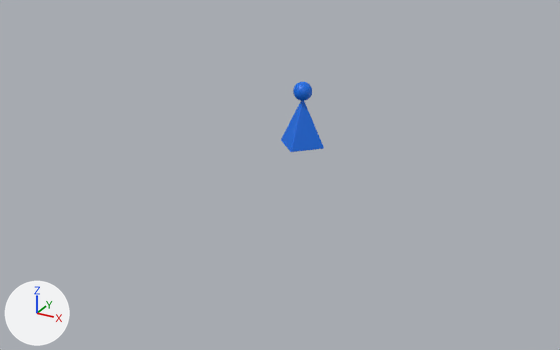
The glTF model ludo-sync-game/public/models/player3.glb: old version first, new version second.
The view is the same before and after, from a 50 mm lens placed at (13.08, -25.59, 11.26), pointed at (-0.32, -1.23, -0.92). The axes (+X, +Y, +Z) are drawn at lower left. The lights are the same throughout. The older version comes first. Where no turn or scale is listed for an object, it has been applied to the vertices.

The first picture shows 'player3'.
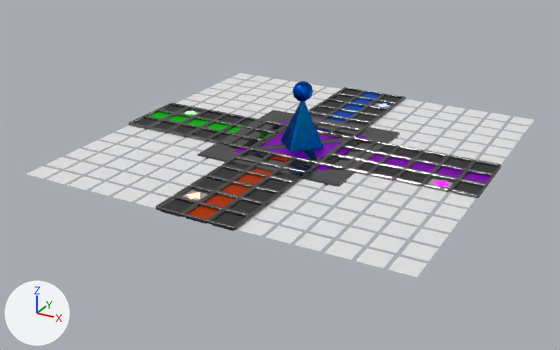
Pixel boxes (x1, y1, x2, y2) of what changed, in the pictures (560 x 350 px):
'Plane.002', added: after (27, 73, 534, 277)
'Plane.001', added: after (128, 87, 501, 230)
'Plane.005', added: after (135, 90, 498, 226)
'Start', added: after (197, 110, 400, 187)
'player3', surface changed (darker): (281, 82, 324, 152) in both
'simple grid', added: after (134, 90, 500, 231)
'player2', added: after (282, 101, 323, 152)
'Plane.006', added: after (187, 192, 200, 199)
'Plane.009', added: after (433, 181, 449, 187)
'center', added (mostly hidden): after (257, 139, 343, 161)

The change, as a list of edits to the scene's bpy script:
```text
Change mat_material_003:
    mat_material_003.metallic: 0.0 -> 1.0
Add me_plane_009:
    me_plane_009.from_pydata([(-0.3, 0.0, 0.01), (0.15, -0.1, 0.01), (0.15, -0.3, 0.01), (0.15, 0.3, 0.01), (0.3, -0.1, 0.01), (0.3, 0.1, 0.01), (0.0, 0.1, 0.01), (0.0, -0.1, 0.01), (0.15, 0.1, 0.01)], [], [(6, 3, 0), (8, 3, 6), (2, 1, 7), (1, 8, 6), (1, 6, 7), (2, 7, 0), (7, 6, 0), (4, 5, 8), (4, 8, 1)])
    me_plane_009.materials.append(mat_material_011)  # purple #9b00d1, glowing purple #be00ff
Add me_plane_006:
    me_plane_006.from_pydata([(0.0, 0.3, 0.01), (-0.1, -0.15, 0.01), (-0.3, -0.15, 0.01), (0.3, -0.15, 0.01), (-0.1, -0.3, 0.01), (0.1, -0.3, 0.01), (0.1, 0.0, 0.01), (-0.1, 0.0, 0.01), (0.1, -0.15, 0.01)], [], [(6, 3, 0), (8, 3, 6), (2, 1, 7), (1, 8, 6), (1, 6, 7), (2, 7, 0), (7, 6, 0), (4, 5, 8), (4, 8, 1)])
    me_plane_006.materials.append(mat_material_008)  # white #e7e7e7, glowing orange #ff6531
Add ob_plane_002:
    ob_plane_002 = bpy.data.objects.new('Plane.002', me_plane_002)  # 900 vertices, 450 faces; spans x -7.43..7.43, y -7.43..7.43, z 0.0
    ob_plane_002.location = (0.0, 0.0, 0.0)
Add ob_plane_001:
    ob_plane_001 = bpy.data.objects.new('Plane.001', me_plane_001)  # 2881 vertices, 5976 faces; spans x -7.5..7.5, y -7.5..7.5, z 0.0..0.1; in mat_material_007 (grey #6f6f6f)
    ob_plane_001.location = (0.0, 0.0, 0.0)
Add ob_player2:
    ob_player2 = bpy.data.objects.new('player2', me_icosphere_001)  # 106 vertices, 204 faces; spans x -0.96..0.96, y -0.96..0.96, z 0.0..2.6; in mat_material_002 (green #00e704)
    ob_player2.location = (0.0, 0.0, 0.0)
Add ob_start:
    ob_start = bpy.data.objects.new('Start', me_plane)  # 97 vertices, 144 faces; spans x -3.0..3.0, y -3.0..3.0, z -0.05..0.07; in mat_material_004 (purple #ae00e7), mat_material_007 (grey #6f6f6f)
    ob_start.location = (0.0, 0.0, 0.0)
Add ob_plane_009:
    ob_plane_009 = bpy.data.objects.new('Plane.009', me_plane_009)
    ob_plane_009.location = (6.0, -1.0, 0.01)
Add ob_plane_006:
    ob_plane_006 = bpy.data.objects.new('Plane.006', me_plane_006)
    ob_plane_006.location = (-1.0, -6.0, 0.01)
Add ob_plane_005:
    ob_plane_005 = bpy.data.objects.new('Plane.005', me_plane_005)  # 288 vertices, 144 faces; spans x -7.4..7.4, y -7.4..7.4, z 0.01; in mat_material_006 (dark grey #333333), mat_material_001 (orange #e75000), mat_material_004 (purple #ae00e7), mat_material_002 (green #00e704), mat_material_003 (blue #006de7), mat_material (white #e7e7e7)
    ob_plane_005.location = (0.0, 0.0, 0.0)
Add ob_simple_grid:
    ob_simple_grid = bpy.data.objects.new('simple grid', me_plane_004)  # 684 vertices, 1152 faces; spans x -7.5..7.5, y -7.5..7.5, z -0.1..0.0; in mat_material_007 (grey #6f6f6f)
    ob_simple_grid.location = (0.0, 0.0, 0.0)
Add ob_center:
    ob_center = bpy.data.objects.new('center', me_plane_003)  # 49 vertices, 84 faces; spans x -1.52..1.52, y -1.52..1.52, z -0.1..0.06; in mat_material_007 (grey #6f6f6f), mat_material_001 (orange #e75000), mat_material_002 (green #00e704), mat_material_003 (blue #006de7), mat_material_004 (purple #ae00e7)
    ob_center.location = (0.0, 0.0, 0.0)
```
